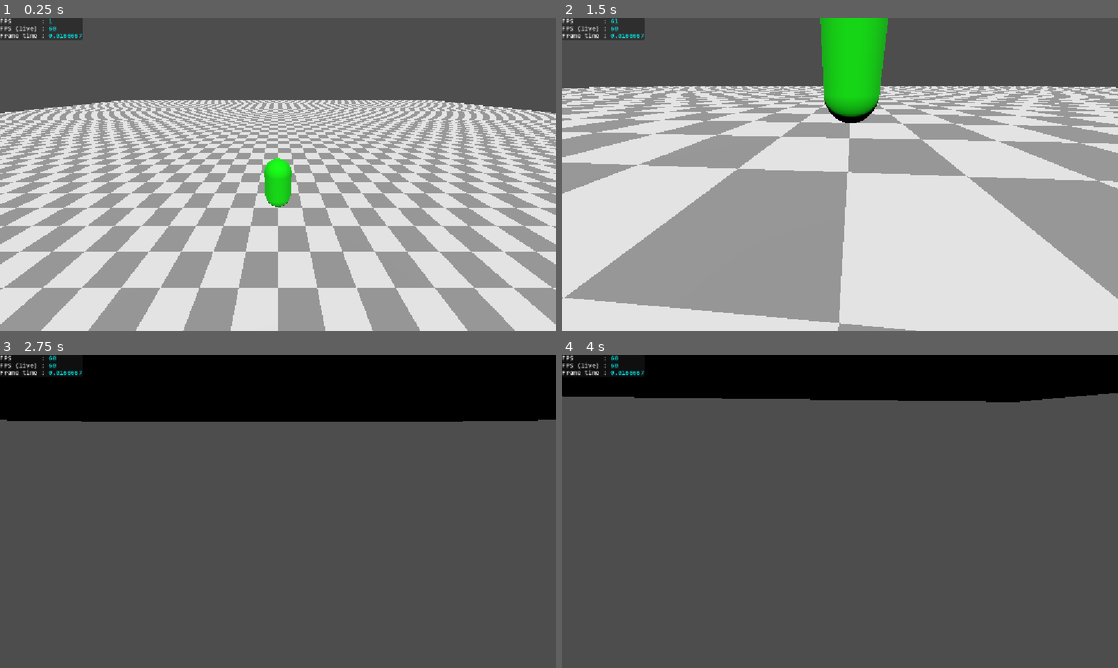
Above: before the commit, frames 1-4 (two rows, left to right).
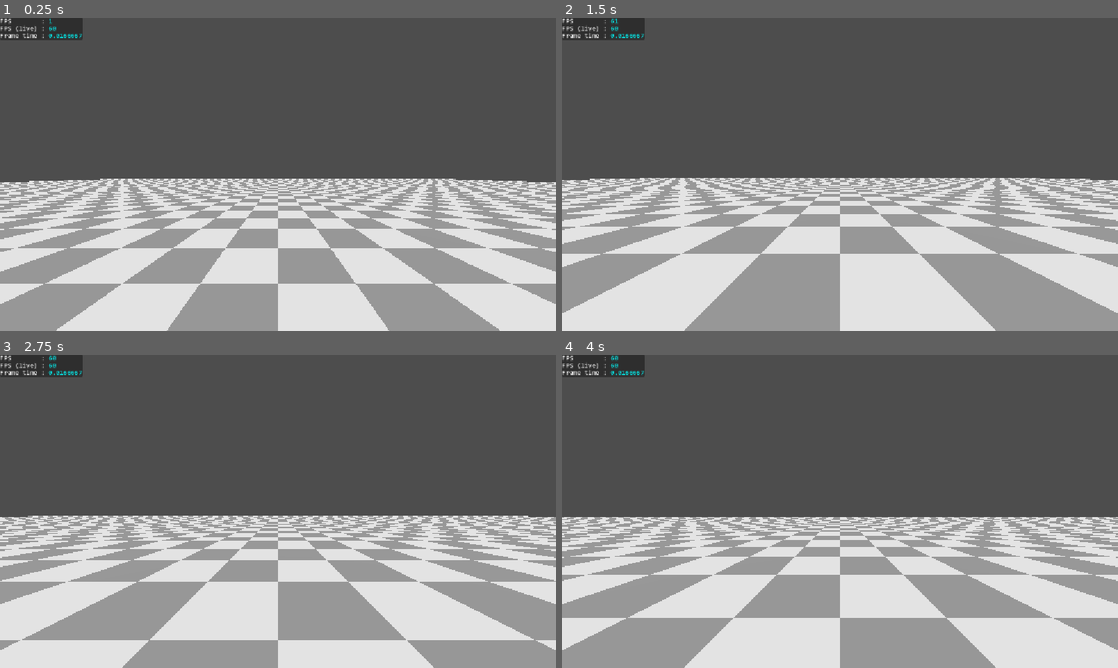
Above: after the commit, the same moments.

Repository: Slenderpi/ArcadeGame
Game: Godot game, scene res://core/main_scene/main_scene.tscn
Two runs of this game, one before a commit and one after it. Both use one fixed random seed, a clock stepped at 60 frames per second and the inputs below.
Inputs (mouse positions are in pixels of both pictures, inside the frame that each line leads up to):
- Up to frame 1 (0.25 s): no input
- Up to frame 2 (1.5 s): tap Enter at 0.5 s; move the mouse to (867, 174) at 0.52 s; hold Q 0.53-1.28 s; hold W (stick_left_north_0) from 0.53 s (still down); move the mouse to (812, 174) at 1.27 s; tap E at 1.35 s
- Up to frame 3 (2.75 s): keep holding W (stick_left_north_0); move the mouse to (289, 505) at 2.02 s; hold Ctrl from 2.03 s (still down)
- Up to frame 4 (4 s): keep holding W (stick_left_north_0); move the mouse to (834, 517) at 2.77 s; release Ctrl at 2.78 s; tap Shift at 2.85 s; move the mouse to (878, 514) at 3.52 s; tap U at 3.6 s

The runs differ from the first frame. In frame 1, 48% of the frame differs, in the area x 0-100%, y 26-100%; in frame 2, 56%; in frame 3, 70%, in the area x 0-100%, y 0-100%; in frame 4, 62%.

Commit message:
Simple movement
- Bound all the Player0 input mappings to actual code. You can move with WASD and Numpad 8, 4, 5, 6. Current movement is not actual mech movement and its physics is simple and for testing only
- Attack inputs Space and Numpad 0 will print a message in output when pressed
- GameCamera gets set to ECameraMode.FIRST_PERSON on player spawn for ease of testing. The Camera will need a working THIRD_PERSON mode eventually

Diff:
--- a/components/controllers/character_controller_component.gd
+++ b/components/controllers/character_controller_component.gd
@@ -1,20 +1,30 @@
+@abstract
 extends Node
 class_name CharacterControllerComponent
+## Abstract base class for all character controllers.[br]
+## [br]
+## Character controllers feed input information to a [MechCharacter], thus
+## controllering the mech.
+## A [i]character_controller_component.tscn[/i] scene is meant to be
+## instantiated as a child of a [i]mech_character.tscn[/i] scene.[br]
+## [br]
+## Character controllers grab a reference to their controlled [MechCharacter]
+## via the property [member CharacterControllerComponent.mech_character]
+## To feed input information, controllers call functions on the
+## [code]mech_character[/code]:[br]
+## - [method MechCharacter.set_movement_intent]: send left and right stick inputs[br]
+## - [method MechCharacter.set_attack_left]: indicates that left attack was inputted[br]
+## - [method MechCharacter.set_attack_right]: indicates that right attack was inputted[br]
+## - [method MechCharacter.set_attack_both]: indicates that both attacks were inputted.
+## In this case, the controller should not call [code]set_attack_left()[/code]
+## or [code]set_attack_right()[/code][br]
+## [br]
+## These methods should be called on [code]_physics_process()[/code] timing.[br]
+## [br]
+## Player input reading is done through the [PlayerControllerComponent] class.[br]
+## AI input reading can be done by creating a separate subclass.
 
-@onready var character: MechCharacter = get_parent()
 
-func _physics_process(_delta: float) -> void:
-	pass
-	## Read input (assuming you've mapped inputs per player, e.g., "move_left_0")
-	#var input_dir := Input.get_vector(
-		#"move_left_%d" % device_id,
-		#"move_right_%d" % device_id,
-		#"move_forward_%d" % device_id,
-		#"move_backward_%d" % device_id
-	#)
-	#
-	## Call DOWN to the parent character
-	#character.set_movement_intent(input_dir)
-	#
-	#if Input.is_action_just_pressed("attack_%d" % device_id):
-		#character.perform_primary_attack()
+## Reference to the [MechCharacter] this component has been put as a child of.
+## Only set at [code]_ready()[/code] time.
+@onready var mech_character: MechCharacter = get_parent()
--- a/components/controllers/player_controller/player_controller_component.gd
+++ b/components/controllers/player_controller/player_controller_component.gd
@@ -2,4 +2,100 @@
 class_name PlayerControllerComponent
 
 
-var player_id : int
+## Player inputs in enum form. The integer values must line up with the
+## [member PlayerControllerComponent.CONTROL_STRING_NAMES_0] (and Player1) ordering.
+enum EInput {
+	STICK_LEFT_EAST = 0,
+	STICK_LEFT_WEST = 1,
+	STICK_LEFT_NORTH = 2,
+	STICK_LEFT_SOUTH = 3,
+	ATTACK_LEFT = 4,
+	STICK_RIGHT_WEST = 5,
+	STICK_RIGHT_EAST = 6,
+	STICK_RIGHT_NORTH = 7,
+	STICK_RIGHT_SOUTH = 8,
+	ATTACK_RIGHT = 9,
+}
+
+
+## Contains all the names of the controls for Player0.
+const CONTROL_STRING_NAMES_0 : Array[StringName] = [
+	&"stick_left_east_0",
+	&"stick_left_west_0",
+	&"stick_left_north_0",
+	&"stick_left_south_0",
+	&"attack_left_0",
+	&"stick_right_west_0",
+	&"stick_right_east_0",
+	&"stick_right_north_0",
+	&"stick_right_south_0",
+	&"attack_right_0",
+]
+
+## Contains all the names of the controls for Player1.
+const CONTROL_STRING_NAMES_1 : Array[StringName] = [
+	&"stick_left_east_1",
+	&"stick_left_west_1",
+	&"stick_left_north_1",
+	&"stick_left_south_1",
+	&"attack_left_1",
+	&"stick_right_west_1",
+	&"stick_right_east_1",
+	&"stick_right_north_1",
+	&"stick_right_south_1",
+	&"attack_right_1",
+]
+
+# Pointer to which CONTROL_STRING_NAMES_X to use for this controller.
+var _control_strings : Array[StringName]
+
+## Determines which Player this controller represents.
+var player_id : int:
+	get:
+		return _player_id
+	set(value):
+		_player_id = value
+		_control_strings = CONTROL_STRING_NAMES_0 if value == 0 else CONTROL_STRING_NAMES_1
+var _player_id : int
+
+
+func _physics_process(_delta: float) -> void:
+	_handle_stick_movement_inputs()
+	_handle_action_inputs()
+
+
+func _handle_stick_movement_inputs() -> void:
+	var stickL := _read_left_stick_input()
+	var stickR := _read_right_stick_input()
+	mech_character.set_movement_intent(stickL, stickR)
+
+
+func _read_left_stick_input() -> Vector2:
+	return Input.get_vector(
+		_control_strings[EInput.STICK_LEFT_WEST],
+		_control_strings[EInput.STICK_LEFT_EAST],
+		_control_strings[EInput.STICK_LEFT_NORTH],
+		_control_strings[EInput.STICK_LEFT_SOUTH]
+	)
+
+
+func _read_right_stick_input() -> Vector2:
+	return Input.get_vector(
+		_control_strings[EInput.STICK_RIGHT_WEST],
+		_control_strings[EInput.STICK_RIGHT_EAST],
+		_control_strings[EInput.STICK_RIGHT_NORTH],
+		_control_strings[EInput.STICK_RIGHT_SOUTH]
+	)
+
+
+func _handle_action_inputs() -> void:
+	var attackL := Input.is_action_just_pressed(_control_strings[EInput.ATTACK_LEFT])
+	var attackR := Input.is_action_just_pressed(_control_strings[EInput.ATTACK_RIGHT])
+	# TODO: Give a lenient window to detect if both buttons are hit at almost the same time
+	if attackL and attackR:
+		mech_character.set_attack_both()
+	else:
+		if attackL:
+			mech_character.set_attack_left()
+		elif attackR:
+			mech_character.set_attack_right()
--- a/core/main_scene/main_scene.gd
+++ b/core/main_scene/main_scene.gd
@@ -44,3 +44,4 @@
 	mech.add_child(plrCtrlrScene)
 
 	_game_camera.first_person_target = mech
+	_game_camera.camera_mode = GameCamera.ECameraMode.FIRST_PERSON
--- a/entities/mech_characters/base_mech_character/mech_character.gd
+++ b/entities/mech_characters/base_mech_character/mech_character.gd
@@ -1,24 +1,49 @@
 extends CharacterBody3D
 class_name MechCharacter
-## A [MechCharacter] is a [CharacterBody3D] that is controlled by a
-## [CharacterControllerComponent] to interact with the world.
+## Base class for all Mech characters.[br]
+## [br]
+## A [MechCharacter] is controlled by a [CharacterControllerComponent].[br]
+## [br]
+## To create a new Mech, create a scene that inherits from the
+## [i]mech_character.tscn[/i] base scene.
 
+
+@export_group("Movement")
+@export
+var movement_force : float = 1.0
 
 ## Multiplier for gravity.[br]
 ## At 1, the Player matches world gravity. [br]
 ## At 0.5, the Player experiences less gravity. [br]
 ## At 2, the Player experiences strong gravity.
-@export var gravity_coefficient : float = 1.0
+@export
+var gravity_coefficient : float = 1.0
 
-
-# Called when the node enters the scene tree for the first time.
-func _ready() -> void:
-	pass # Replace with function body.
+var _stick_input_left : Vector2
+var _stick_input_right : Vector2
+var _is_attack_left : bool
+var _is_attack_right : bool
+var _is_attack_both : bool
 
 
 func _physics_process(delta: float) -> void:
+	# TODO: _handle_movement()
+	var moveL := Vector3(_stick_input_left.x, 0, _stick_input_left.y)
+	var moveR := Vector3(_stick_input_right.x, 0, _stick_input_right.y)
+	velocity += moveL * 3 + moveR * 3
+	# TODO: _handle_attack()
+	if _is_attack_both:
+		print("ATK_B")
+	else:
+		if _is_attack_left:
+			print("ATK_L")
+		if _is_attack_right:
+			print("ATK_R")
+	# TODO: _handle_drag()
+	velocity *= 0.7
 	_handle_gravity(delta)
 	move_and_slide()
+	_reset_attack_input_states()
 
 
 func _handle_gravity(delta: float) -> void:
@@ -27,18 +52,30 @@
 
 
 ## A [CharacterControllerComponent] should call this function to provide movement inputs.
-@warning_ignore("unused_parameter")
 func set_movement_intent(stickL: Vector2, stickR: Vector2) -> void:
-	pass
+	_stick_input_left = stickL
+	_stick_input_right = stickR
 
 
 ## A [CharacterControllerComponent] should call this function when the left stick's
 ## attack input is fired.
-func set_attack_stick_left() -> void:
-	pass
+func set_attack_left() -> void:
+	_is_attack_left = true
 
 
 ## A [CharacterControllerComponent] should call this function when the right stick's
 ## attack input is fired.
-func set_attack_stick_right() -> void:
-	pass
+func set_attack_right() -> void:
+	_is_attack_right = true
+
+
+## A [CharacterControllerComponent] should call this function when both stick attack
+## inputs are fired at the same time.
+func set_attack_both() -> void:
+	_is_attack_both = true
+
+
+func _reset_attack_input_states() -> void:
+	_is_attack_left = false
+	_is_attack_right = false
+	_is_attack_both = false
